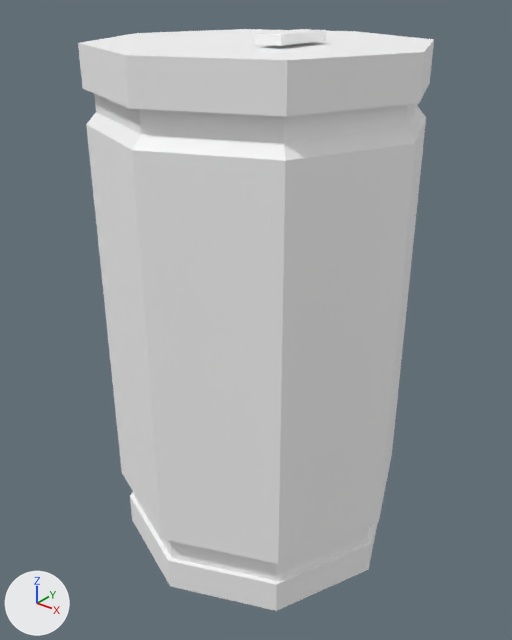
What one commit did to the glTF model assets/objects/Beverages/Soda Can/Soda Can.glb.
Before and after are seen from a 50 mm lens placed at (2.63, -3.33, 2.66), pointed at (0.0, -0.04, 0.62). Lighting does not change. The marker at lower left points along +X, +Y and +Z. The picture after the commit comes second. Where no turn or scale is listed for an object, it has been applied to the vertices. Vertices at exactly the same position are counted once.
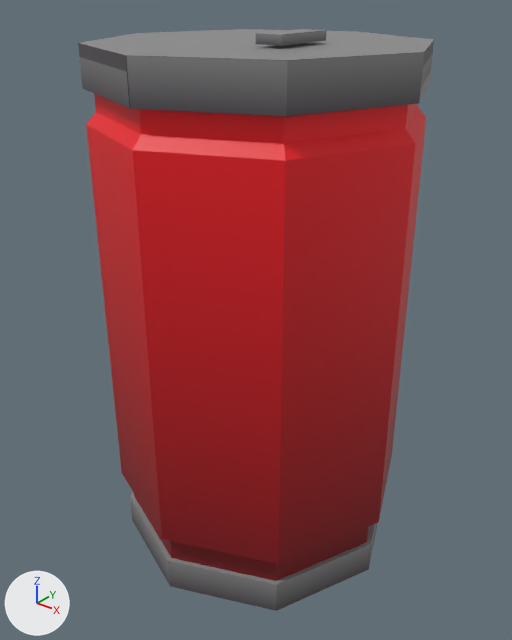
What differs and where, as boxes (x1, y1, x2, y2) in the pictures (512 x 640 px):
'Cylinder', surface changed (white to red): (86, 94, 426, 581) in both
'Cylinder.001', recoloured (white to grey): (78, 29, 434, 117) in both
'Cylinder.002', recoloured (white to grey): (130, 492, 378, 611) in both
'Plane', recoloured (white to grey): (256, 29, 326, 46) in both

What the commit changed:
Picture 'Metal Texture' (img_metal_texture) is new.
Picture 'Base Texture' (img_base_texture) is new.
In material 'Material.001' (mat_material_001), base_color is no longer (1.0, 1.0, 1.0), white #ffffff.
In material 'Material.001' (mat_material_001), texture is now set to img_base_texture.
Material 'Metal' (mat_metal) is new.
Its texture is img_metal_texture.
me_cylinder has 48 vertices, 92 faces and spans x -1.0..1.0, y -1.0..1.0, z -0.99..2.3.
me_cylinder is used by ob_cylinder; location (0.0, 0.0, 0.0).
me_cylinder part 1: texture (UV) coordinates of 92 of 92 faces, centred in x -0.9..0.9, y -0.9..0.9, z -0.99..2.3, changed; they spanned u 0.0..1.0, v 0.01..1.0 and now span u 0.0..0.98, v 0.0..1.0.
me_cylinder_001 has 16 vertices, 28 faces and spans x -1.0..1.0, y -1.0..1.0, z 2.09..2.33.
me_cylinder_001 no longer uses material mat_material_002 (white #ffffff).
me_cylinder_001 gains material mat_metal (picture img_metal_texture).
me_cylinder_002 has 16 vertices, 28 faces and spans x -0.96..0.96, y -0.96..0.96, z 2.01..2.23.
me_cylinder_002 no longer uses material mat_material_002 (white #ffffff).
me_cylinder_002 gains material mat_metal (picture img_metal_texture).
me_plane has 8 vertices, 12 faces and spans x 0.215..0.374, y -0.312..0.094, z -0.619..-0.569.
me_plane no longer uses material mat_material_002 (white #ffffff).
me_plane gains material mat_metal (picture img_metal_texture).
